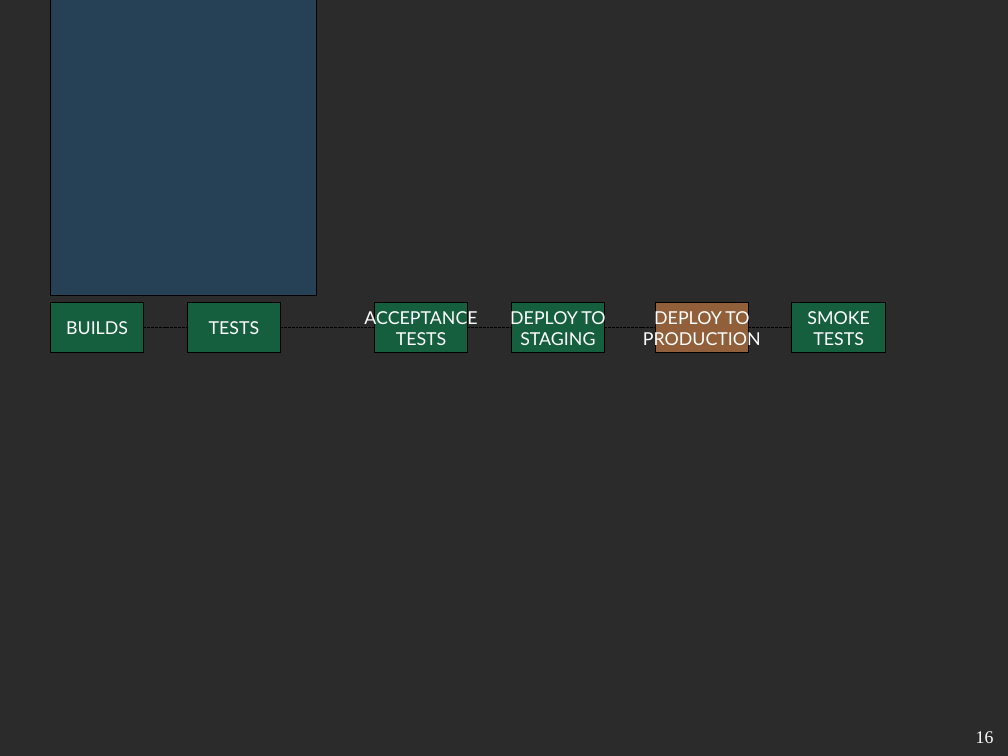
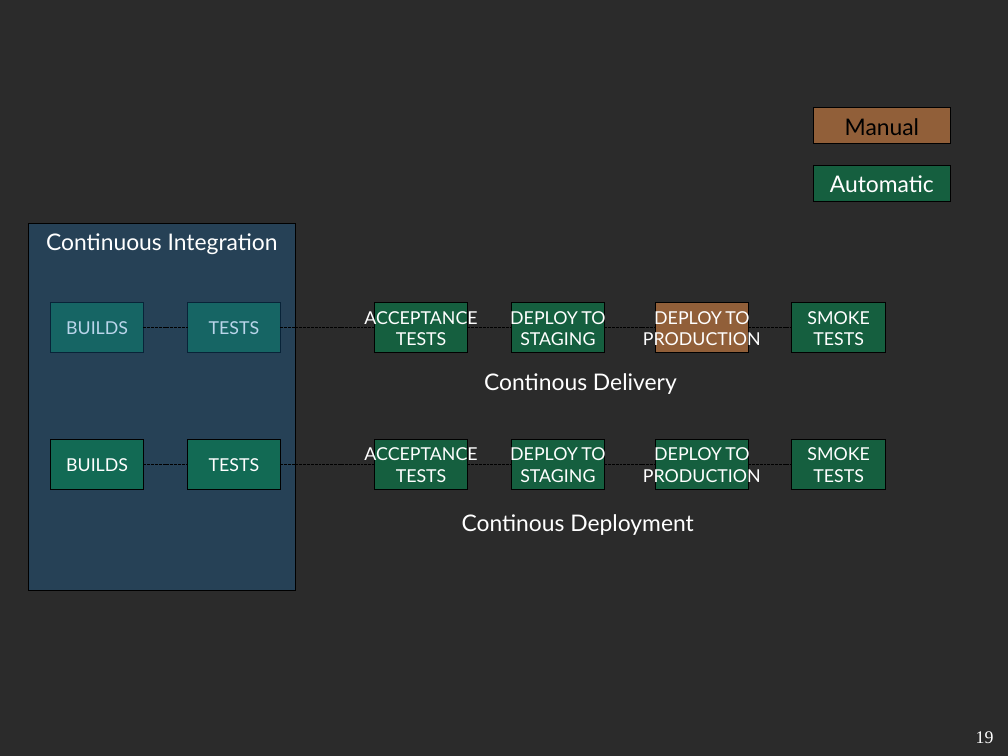
Before and after one commit to udaykarkera/udaykarkera.github.io, a slide deck: slide 19 of Future of the platform.odp (slide 16 before the commit). Drawn at 1008x756 pixels with LibreOffice and Linux fonts; fonts in the diff are those of the drawing; background and template pictures are left out; a plain dark background stands for a picture behind light text. Boxes give left, top, right and bottom in pixels: in the first picture for what was removed or moved away, otherwise in the second. Text is boxed around its words. In the diff, an @@ line names an element or a change of style, - is before the commit and + after.

```diff
--- a/Future of the platform.odp
+++ b/Future of the platform.odp
@@ rectangle added at box(814, 108, 951, 144), fill #F79448 at 50% opacity, outline #000000 0 pt, 18 pt, text #000000 @@
+Manual
@@ rectangle added at box(814, 166, 951, 201), fill #009353 at 50% opacity, outline #000000 0 pt, 18 pt, text #FFFFFF @@
+Automatic
@@ rectangle "Continuous Integration": place and size @@
-rectangle "Continuous Integration" at box(50, 0, 316, 295)
+rectangle "Continuous Integration" at box(28, 223, 295, 591)
@@ rectangle "Continuous Integration" at box(28, 223, 295, 591): font Arial to Lato @@
@@ text added at box(484, 373, 677, 394), 18 pt, text #FFFFFF @@
+Continous Delivery
@@ rectangle added at box(50, 439, 144, 489), fill #009353 at 50% opacity, outline #000000 0 pt, 14 pt, text #FFFFFF @@
+BUILDS
@@ rectangle added at box(188, 439, 281, 489), fill #009353 at 50% opacity, outline #000000 0 pt, 14 pt, text #FFFFFF @@
+TESTS
@@ rectangle added at box(374, 439, 467, 489), fill #009353 at 50% opacity, outline #000000 0 pt, 14 pt, text #FFFFFF @@
+ACCEPTANCE
+TESTS
@@ rectangle added at box(511, 439, 605, 489), fill #009353 at 50% opacity, outline #000000 0 pt, 14 pt, text #FFFFFF @@
+DEPLOY TO
+STAGING
@@ rectangle added at box(656, 439, 749, 489), fill #009353 at 50% opacity, outline #000000 0 pt, 14 pt, text #FFFFFF @@
+DEPLOY TO
+PRODUCTION
@@ rectangle added at box(792, 439, 885, 489), fill #009353 at 50% opacity, outline #000000 0 pt, 14 pt, text #FFFFFF @@
+SMOKE
+TESTS
@@ elbow line added from (144, 465) to (188, 465), #000000 0 pt @@
@@ elbow line added from (281, 465) to (374, 465), #000000 0 pt @@
@@ elbow line added from (468, 465) to (511, 465), #000000 0 pt @@
@@ elbow line added from (605, 465) to (656, 465), #000000 0 pt @@
@@ elbow line added from (749, 465) to (792, 465), #000000 0 pt @@
@@ text added at box(462, 514, 694, 535), 18 pt, text #FFFFFF @@
+Continous Deployment
@@ page number at box(976, 731, 994, 743): text changed @@
-16
+19
```
Also in this commit, not shown: 2 other slides changed, 6 slides added, 2 slides removed, 11 other files.
